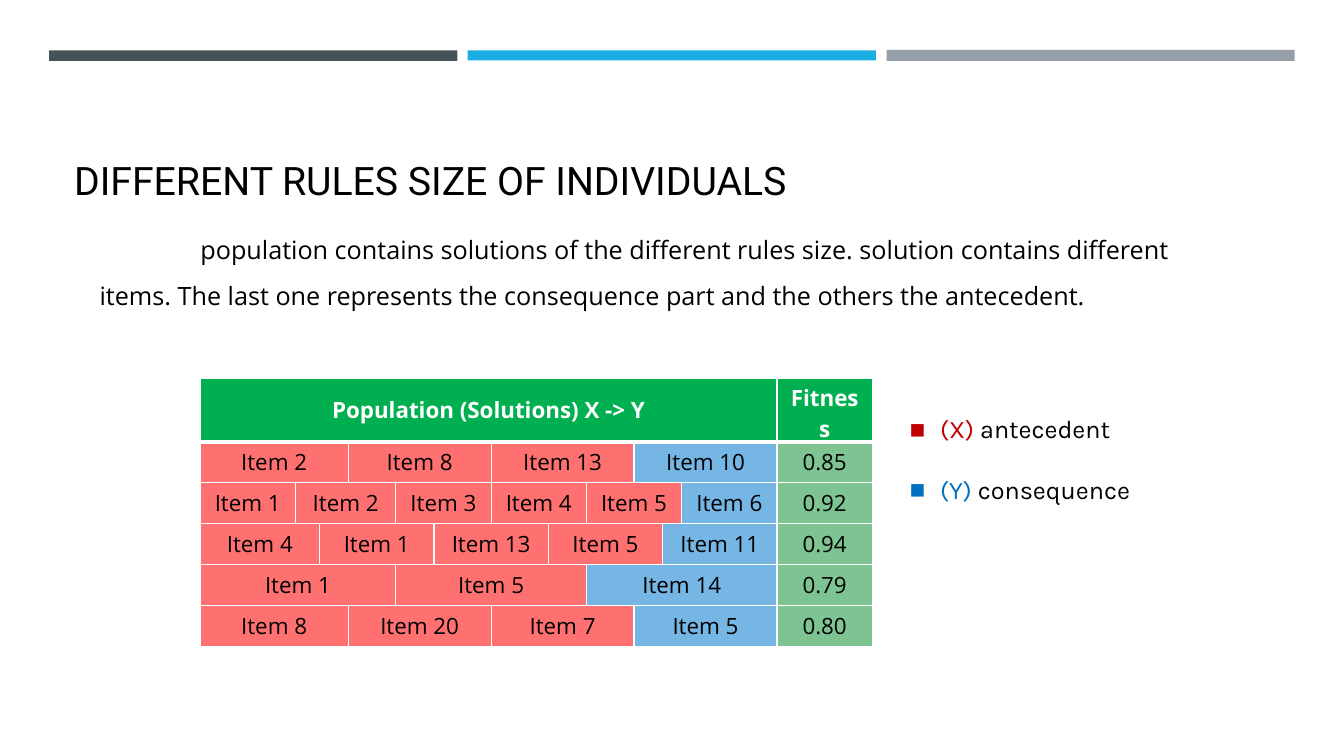
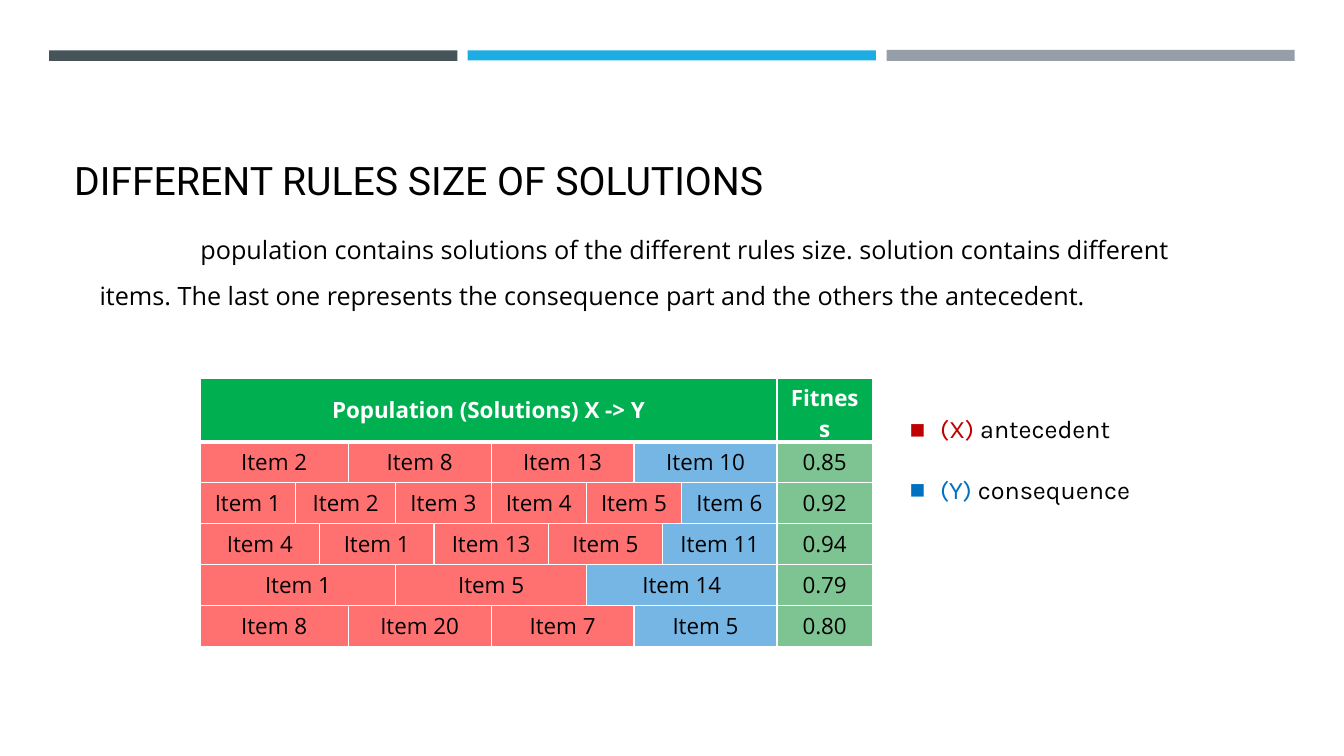
Before and after one commit to Wanarut/Review_literature, a slide deck: slide 24 of Impact of Genetic Algorithms Operators on Association Rules Extraction.pptx (slide 16 before the commit). Drawn at 1344x756 pixels with LibreOffice and Linux fonts; fonts in the diff are those of the drawing. Boxes give left, top, right and bottom in pixels: in the first picture for what was removed or moved away, otherwise in the second. Text is boxed around its words. In the diff, an @@ line names an element or a change of style, - is before the commit and + after.

```diff
--- a/Impact of Genetic Algorithms Operators on Association Rules Extraction.pptx
+++ b/Impact of Genetic Algorithms Operators on Association Rules Extraction.pptx
@@ title at [74,166,763,196]: text changed @@
-DIFFERENT RULES SIZE OF INDIVIDUALS
+DIFFERENT RULES SIZE OF SOLUTIONS
```
Also in this commit, not shown: 4 other slides changed, 37 slides added, 43 slides removed.
